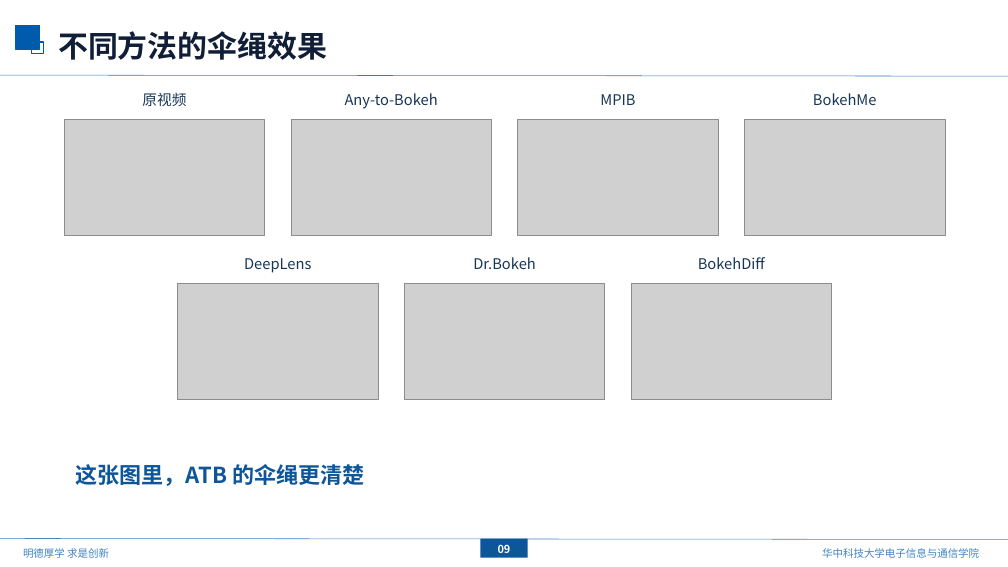
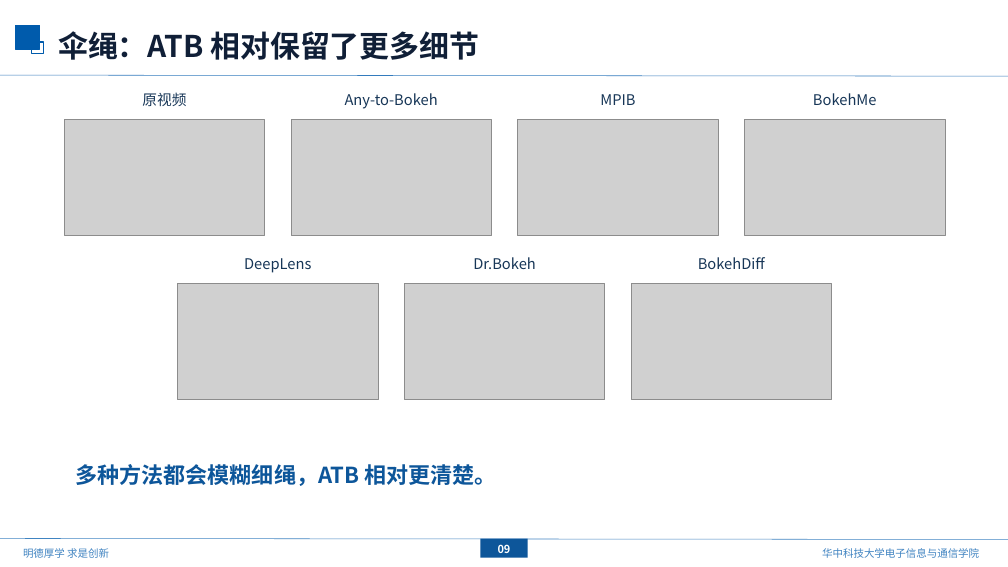
Before and after one commit to mengmcy1/OPPO-depth-guided-video-bokeh, a slide deck: slide 10 of 汇报/2026-10-16_基线更新与ATB分析/基线更新与ATB分析_1016.pptx. Drawn at 1008x567 pixels with LibreOffice and Linux fonts; fonts in the diff are those of the drawing; grey boxes stand for pictures; background and template pictures are left out. Boxes give left, top, right and bottom in pixels: in the first picture for what was removed or moved away, otherwise in the second. Text is boxed around its words. In the diff, an @@ line names an element or a change of style, - is before the commit and + after.

```diff
--- a/汇报/2026-10-16_基线更新与ATB分析/基线更新与ATB分析_1016.pptx
+++ b/汇报/2026-10-16_基线更新与ATB分析/基线更新与ATB分析_1016.pptx
@@ text at bbox=[58, 31, 479, 60]: text changed @@
-不同方法的伞绳效果
+伞绳：ATB 相对保留了更多细节
@@ text at bbox=[76, 464, 496, 486]: text changed @@
-这张图里，ATB 的伞绳更清楚
+多种方法都会模糊细绳，ATB 相对更清楚。
```
Also in this commit, not shown: 2 other slides changed, 2 other files.
